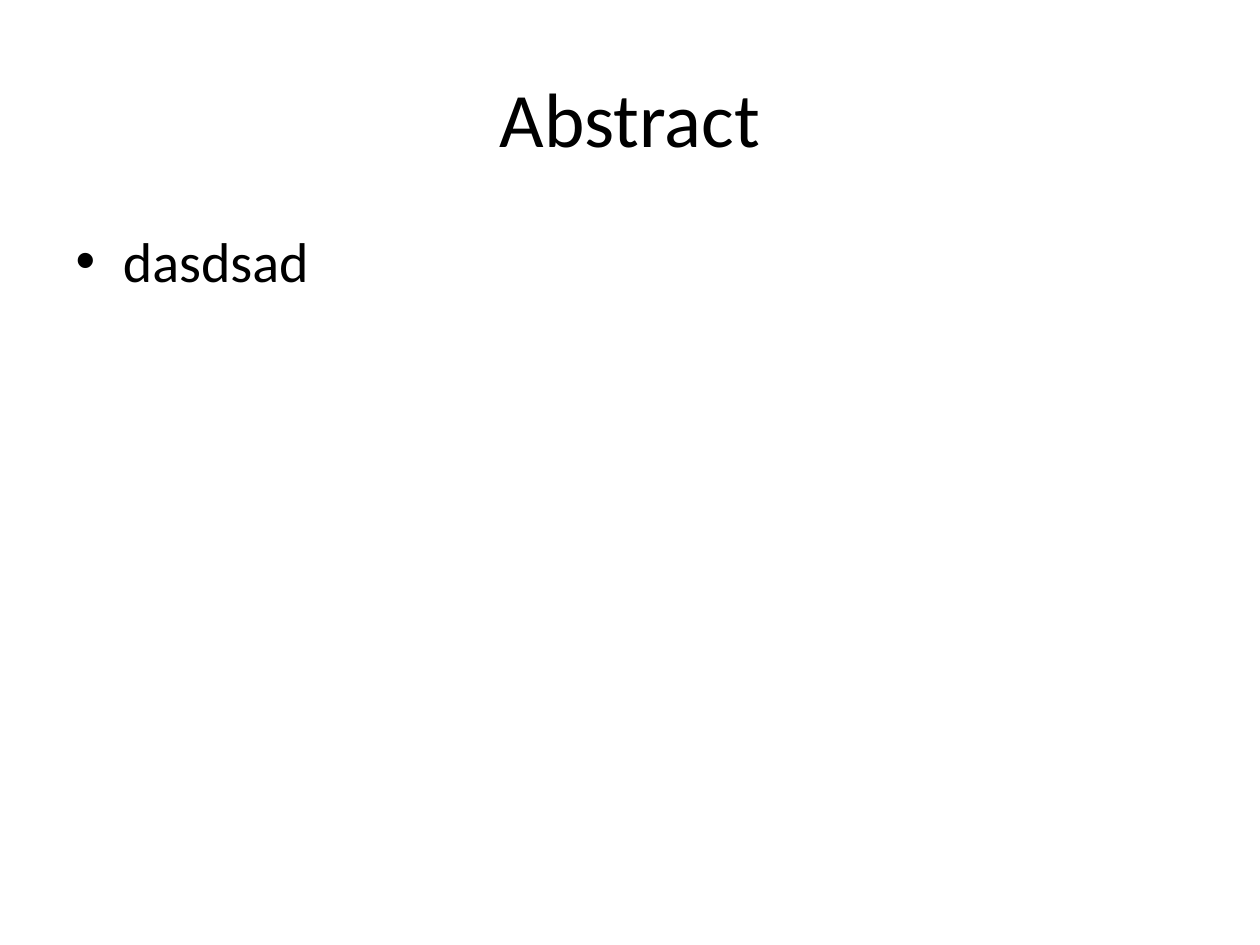
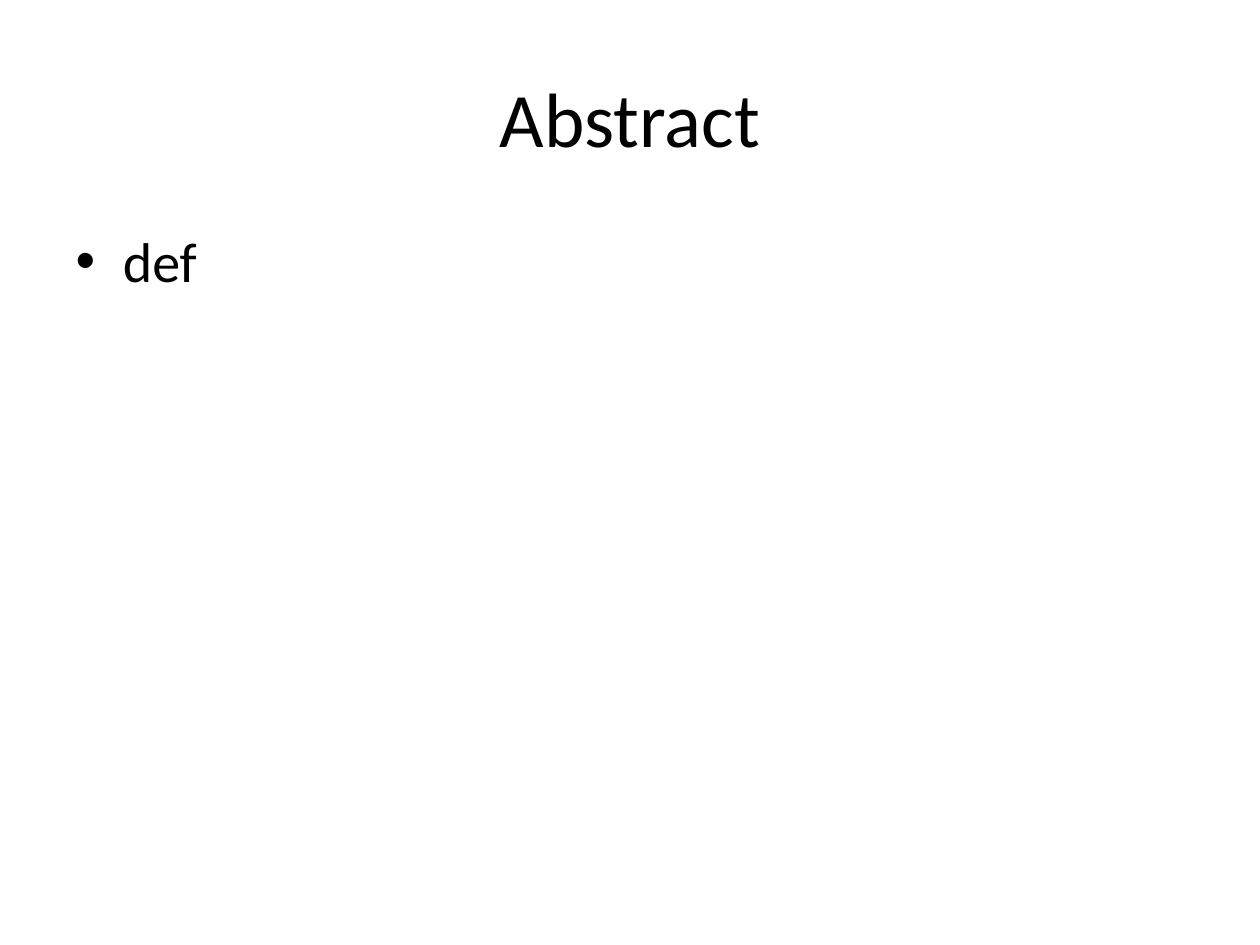
Before and after one commit to Chikitsa/PPT-Maker, a slide deck: slide 3 of sahil.pptx. Drawn at 1260x945 pixels with LibreOffice and Linux fonts; fonts in the diff are those of the drawing. Boxes give left, top, right and bottom in pixels: in the first picture for what was removed or moved away, otherwise in the second. Text is boxed around its words. In the diff, an @@ line names an element or a change of style, - is before the commit and + after.

```diff
--- a/sahil.pptx
+++ b/sahil.pptx
@@ text at (123,243,197,283): text changed @@
-• dasdsad
+• def
```
Also in this commit, not shown: 3 other slides changed, 2 slides added, 1 slide removed, 13 other files.
